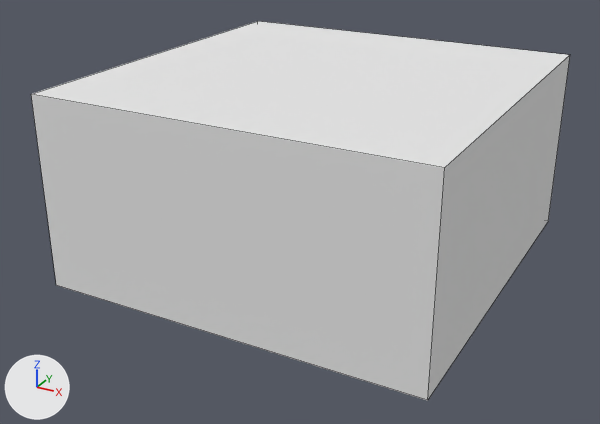
Two versions of the Blender file res/blender/shapes/halfCube.blend, one commit apart.
The view is the same before and after, from a 50 mm lens placed at (0.942, -1.837, 0.521), pointed at (-0.029, -0.072, -0.362). The lights are fixed; the arrows at lower left show +X, +Y and +Z. Mesh edges are drawn as thin lines.

The older version as bpy lines, for what is in view:
```python
mat_material = diffuse_material('Material')
mat_material.base_color = (0.8, 0.8, 0.8)  # white #e7e7e7
me_cube = bpy.data.meshes.new('Cube')
me_cube.from_pydata(...)  # a box spanning x -0.5..0.5, y -0.5..0.5, z -0.5..0.0
me_cube.materials.append(mat_material)  # white #e7e7e7
ob_shape = bpy.data.objects.new('SHAPE', me_cube)
ob_shape.location = (0.0, 0.0, 0.0)
```
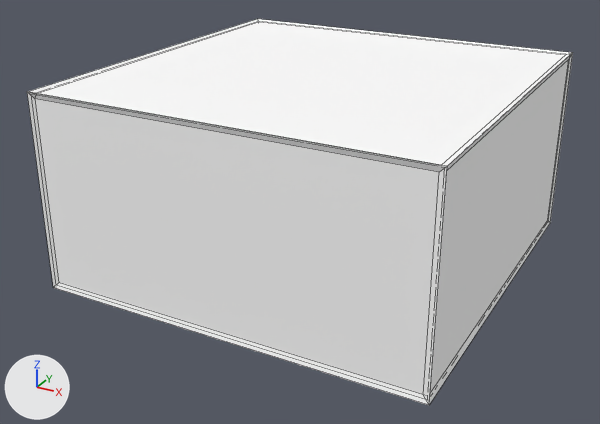
What differs and where, as boxes (x1, y1, x2, y2) in the pictures (600 x 424 px):
'SHAPE', recoloured: (31, 21, 570, 401) in both
'WireFrame', added: after (27, 19, 573, 405)

What the commit changed:
Material 'Material' (mat_material) changes colour from white #e7e7e7 to white #ffffff; in linear values from (0.8, 0.8, 0.8) to (1.0, 1.0, 1.0).
Mesh me_cube_001 is new.
It has 40 vertices, 48 faces and spans x -0.506..0.506, y -0.506..0.506, z -0.506..0.006.
It uses material mat_material (white #ffffff).
Object 'WireFrame' (ob_wireframe) is new; it shows me_cube_001.
Its location is (0.0, 0.0, 0.0).
